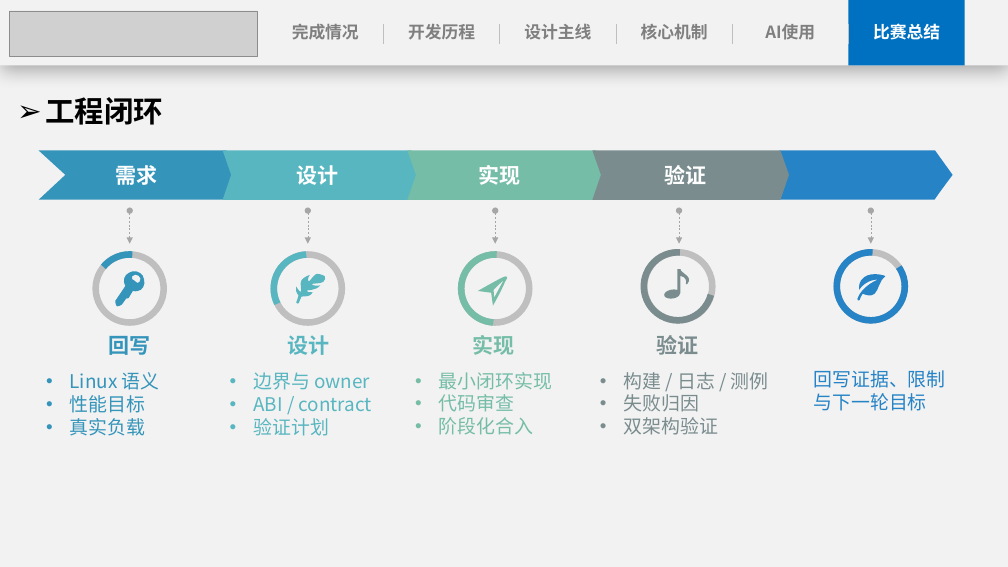
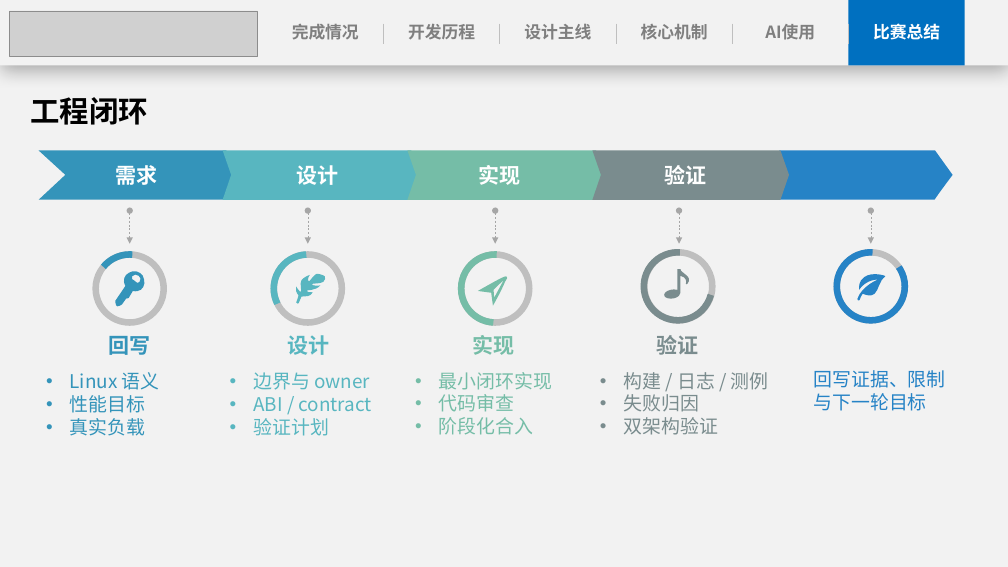
Before and after one commit to anemone-os/anemone, a slide deck: slide 26 of report/ppt/Anemone决赛演示文稿.pptx (slide 33 before the commit). Drawn at 1008x567 pixels with LibreOffice and Linux fonts; fonts in the diff are those of the drawing; grey boxes stand for pictures. Boxes give left, top, right and bottom in pixels: in the first picture for what was removed or moved away, otherwise in the second. Text is boxed around its words. In the diff, an @@ line names an element or a change of style, - is before the commit and + after.

```diff
--- a/report/ppt/Anemone决赛演示文稿.pptx
+++ b/report/ppt/Anemone决赛演示文稿.pptx
@@ text "工程闭环" at (30,97,147,125): bullet ➢ to none @@
```
Also in this commit, not shown: 20 other slides changed, 1 slide added, 8 slides removed.
